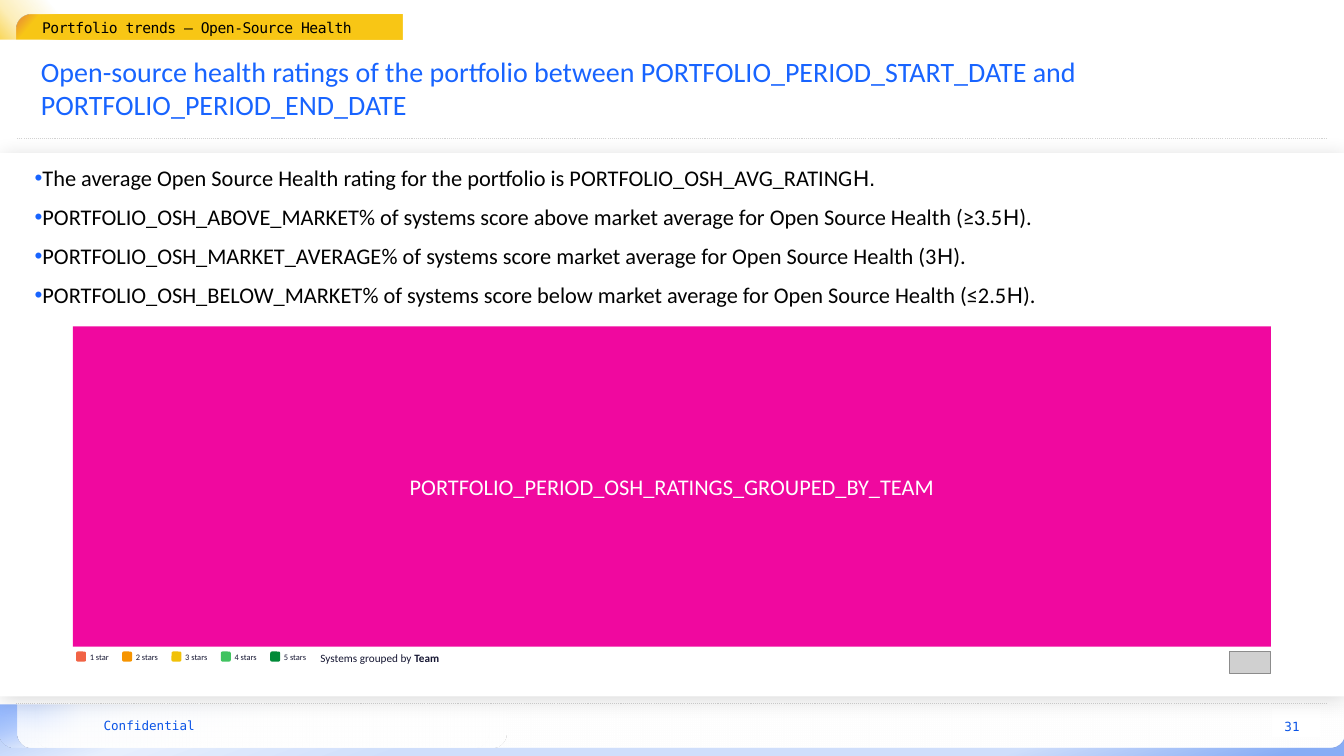
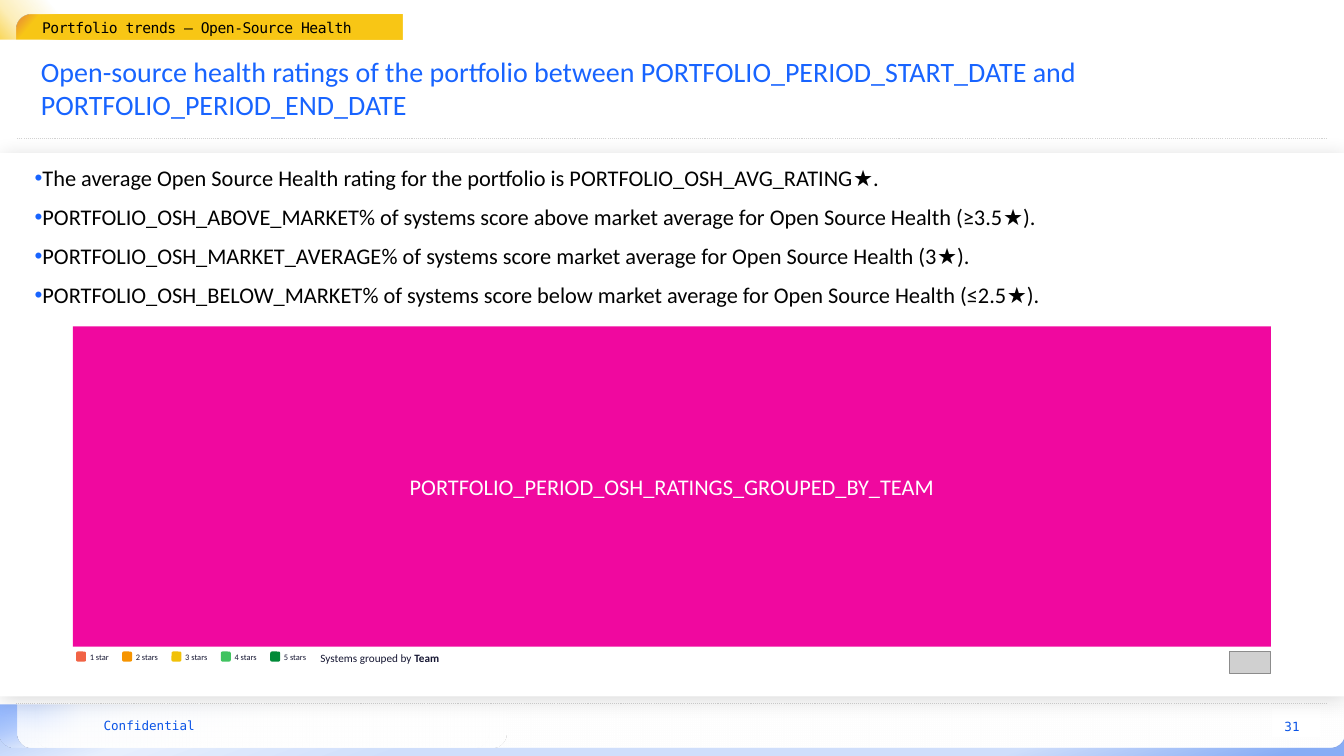
Before and after one commit to mardibiase/sigrid-integrations, a slide deck: slide 31 of report-generator/src/report_generator/presets/templates/portfolio-overview.pptx. Drawn at 1344x756 pixels with LibreOffice and Linux fonts; fonts in the diff are those of the drawing; grey boxes stand for pictures; background and template pictures are left out. Boxes give left, top, right and bottom in pixels: in the first picture for what was removed or moved away, otherwise in the second. Text is boxed around its words. In the diff, an @@ line names an element or a change of style, - is before the commit and + after.

```diff
--- a/report-generator/src/report_generator/presets/templates/portfolio-overview.pptx
+++ b/report-generator/src/report_generator/presets/templates/portfolio-overview.pptx
@@ text at [42, 170, 1039, 307]: text changed @@
-• The average Open Source Health rating for the portfolio is PORTFOLIO_OSH_AVG_RATING H.
-• PORTFOLIO_OSH_ABOVE_MARKET% of systems score above market average for Open Source Health (≥3.5H).
-• PORTFOLIO_OSH_MARKET_AVERAGE% of systems score market average for Open Source Health (3H).
-• PORTFOLIO_OSH_BELOW_MARKET% of systems score below market average for Open Source Health (≤2.5H).
+• The average Open Source Health rating for the portfolio is PORTFOLIO_OSH_AVG_RATING ★.
+• PORTFOLIO_OSH_ABOVE_MARKET% of systems score above market average for Open Source Health (≥3.5★).
+• PORTFOLIO_OSH_MARKET_AVERAGE% of systems score market average for Open Source Health (3★).
+• PORTFOLIO_OSH_BELOW_MARKET% of systems score below market average for Open Source Health (≤2.5★).
```
Also in this commit, not shown: 4 other slides changed, 3 other files.
